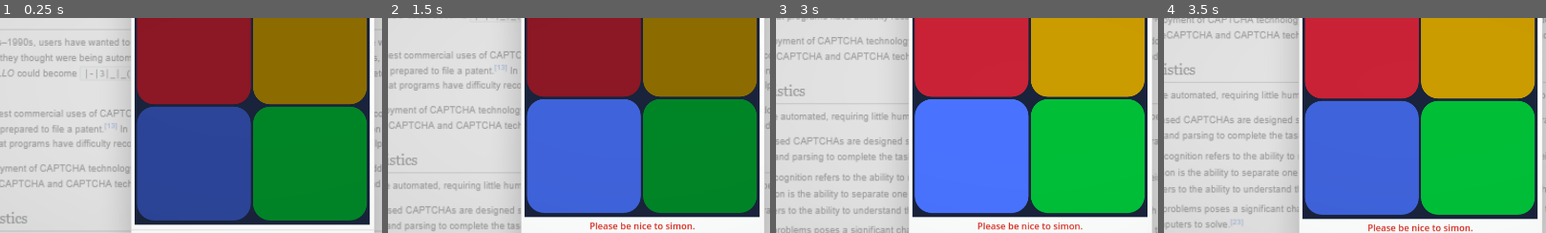
Above: before the commit, frames 1-4 (left to right).
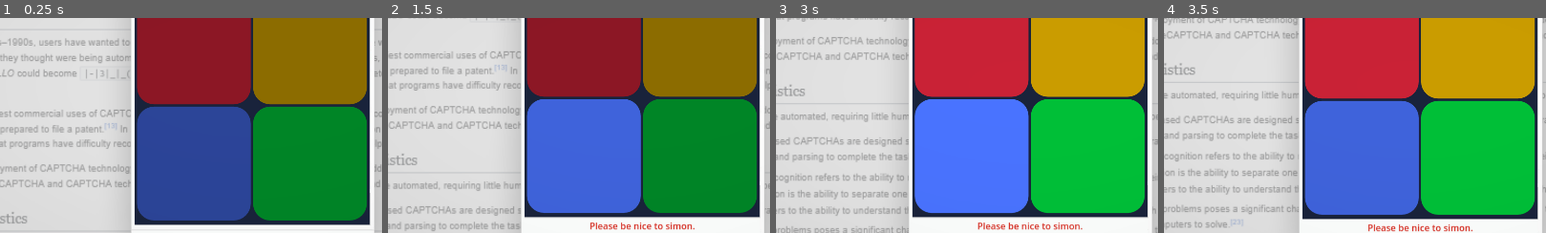
Above: after the commit, the same moments.

Repository: NonsenseNH/CaptchaWare
Game: Godot game, scene res://scenes/test_microgame.tscn
The game is run twice, just before and just after one commit, with the same random seed, the same clock (stepped at 60 frames per second) and the same inputs. This scene is started directly instead of the project's main scene. Sound files missing from this copy of the repository are replaced by a short silence.
Inputs (mouse positions are % of the whole screen's width and height, from its top left):
- Up to frame 1 (0.25 s): no input
- Up to frame 2 (1.5 s): tap Enter at 0.5 s; move the mouse to (72, 45) at 0.52 s; hold D (right) 0.53-1.25 s; tap B at 0.6 s; click (72, 45) at 0.67 s; tap O at 0.8 s; drag from (30, 55) to (45, 70) at 1.27 s
- Up to frame 3 (3 s): move the mouse to (60, 28) at 2.02 s; hold D (right) 2.03-2.75 s; tap L at 2.1 s; click (60, 28) at 2.17 s; tap T at 2.3 s; drag from (45, 70) to (20, 35) at 2.77 s
- Up to frame 4 (3.5 s): no input
The pictures show only the part of the screen within x 17-67%, y 34-84%; the shares and areas given below are measured in that part.

The runs differ from the first frame. In frame 1, less than 0.1% of the frame differs, in the area x 35-97%, y 81-97%; in frame 2, 0.3%, in the area x 35-98%, y 77-93%; in frame 3, 0.3%; in frame 4, 0.3%.

Commit message:
burger microgame

Diff:
--- /dev/null
+++ b/instances/burgerGame/ingredient.tscn
@@ -0,0 +1,76 @@
+[gd_scene load_steps=6 format=3 uid="uid://ciwbi38tanbmb"]
+
+[ext_resource type="Texture2D" uid="uid://4h774pflh20u" path="res://sprites/burger_game/bottom_bun.png" id="1_u7ti7"]
+[ext_resource type="Script" uid="uid://c134lj2i4q0yd" path="res://scripts/microgames/burger_game/ingredient.gd" id="2_8qvhh"]
+
+[sub_resource type="Animation" id="Animation_xc6lx"]
+length = 0.001
+tracks/0/type = "value"
+tracks/0/imported = false
+tracks/0/enabled = true
+tracks/0/path = NodePath(".:position")
+tracks/0/interp = 1
+tracks/0/loop_wrap = true
+tracks/0/keys = {
+"times": PackedFloat32Array(0),
+"transitions": PackedFloat32Array(1),
+"update": 0,
+"values": [Vector2(0, 0)]
+}
+tracks/1/type = "value"
+tracks/1/imported = false
+tracks/1/enabled = true
+tracks/1/path = NodePath(".:self_modulate")
+tracks/1/interp = 1
+tracks/1/loop_wrap = true
+tracks/1/keys = {
+"times": PackedFloat32Array(0),
+"transitions": PackedFloat32Array(1),
+"update": 0,
+"values": [Color(1, 1, 1, 1)]
+}
+
+[sub_resource type="Animation" id="Animation_8thrs"]
+resource_name = "spawn"
+length = 0.2555
+tracks/0/type = "value"
+tracks/0/imported = false
+tracks/0/enabled = true
+tracks/0/path = NodePath(".:position")
+tracks/0/interp = 1
+tracks/0/loop_wrap = true
+tracks/0/keys = {
+"times": PackedFloat32Array(0, 0.06666667, 0.23333333),
+"transitions": PackedFloat32Array(1, 0.21763767, 1),
+"update": 0,
+"values": [Vector2(0, -28), Vector2(0, 5), Vector2(0, 0)]
+}
+tracks/1/type = "value"
+tracks/1/imported = false
+tracks/1/enabled = true
+tracks/1/path = NodePath(".:self_modulate")
+tracks/1/interp = 1
+tracks/1/loop_wrap = true
+tracks/1/keys = {
+"times": PackedFloat32Array(0, 0.06666667, 0.23333333),
+"transitions": PackedFloat32Array(1, 1, 1),
+"update": 0,
+"values": [Color(1, 1, 1, 0), Color(1, 1, 1, 1), Color(1, 1, 1, 1)]
+}
+
+[sub_resource type="AnimationLibrary" id="AnimationLibrary_7a5sd"]
+_data = {
+&"RESET": SubResource("Animation_xc6lx"),
+&"spawn": SubResource("Animation_8thrs")
+}
+
+[node name="ingredient" type="Sprite2D"]
+scale = Vector2(0.39, 0.39)
+texture = ExtResource("1_u7ti7")
+script = ExtResource("2_8qvhh")
+
+[node name="AnimationPlayer" type="AnimationPlayer" parent="."]
+libraries = {
+&"": SubResource("AnimationLibrary_7a5sd")
+}
+autoplay = "spawn"
--- a/microgames/puzzlePiece.tscn
+++ b/microgames/puzzlePiece.tscn
@@ -1,9 +1,11 @@
-[gd_scene load_steps=2 format=3 uid="uid://d0ocynjdh3ioi"]
+[gd_scene load_steps=3 format=3 uid="uid://d0ocynjdh3ioi"]
 
 [ext_resource type="Script" uid="uid://dj3nf3e2n23ru" path="res://scripts/microgames/puzzle_piece/puzzle_piece_game.gd" id="1_h76c8"]
+[ext_resource type="Resource" uid="uid://0poq7wr1nij7" path="res://scripts/microgames/MicrogameData.tres" id="2_23iti"]
 
 [node name="puzzlePiece" type="Node2D"]
 script = ExtResource("1_h76c8")
+microgame_data = ExtResource("2_23iti")
 metadata/_edit_lock_ = true
 
 [node name="TextureRect" type="TextureRect" parent="."]
--- a/scenes/test_microgame.tscn
+++ b/scenes/test_microgame.tscn
@@ -8,6 +8,8 @@
 [ext_resource type="Texture2D" uid="uid://c3p1teu1ilhf" path="res://sprites/captcha_tab.png" id="7_tt0xq"]
 [ext_resource type="Texture2D" uid="uid://cy2tf1ed020ki" path="res://sprites/captcha_bar.png" id="8_wxqbu"]
 [ext_resource type="Theme" uid="uid://cu51pqcwmnm0l" path="res://captcha_theme.tres" id="9_0la4d"]
+[ext_resource type="Script" uid="uid://crsxod7bwc171" path="res://scripts/microgames/burger_game/burger_game.gd" id="9_xc6lx"]
+[ext_resource type="PackedScene" uid="uid://ciwbi38tanbmb" path="res://instances/burgerGame/ingredient.tscn" id="10_8thrs"]
 [ext_resource type="Texture2D" uid="uid://bjtsmdu6p8j4o" path="res://sprites/shadow.png" id="10_exop1"]
 [ext_resource type="FontFile" uid="uid://bqkbtlxbjg48r" path="res://font/Futura Book font.ttf" id="11_eq5xm"]
 [ext_resource type="Script" uid="uid://hl3ajv8krgk6" path="res://scripts/health_attempts.gd" id="12_2ebhr"]
@@ -185,9 +187,9 @@
 anchor_right = 0.5
 anchor_bottom = 0.5
 offset_left = -20.0
-offset_top = 40.444992
+offset_top = -18.274979
 offset_right = 410.0
-offset_bottom = 614.28
+offset_bottom = 673.0
 grow_horizontal = 2
 grow_vertical = 2
 pivot_offset = Vector2(216, 333)
@@ -344,7 +346,36 @@
 [node name="burgerGame" type="Control" parent="MicrogameGameplay/window/captcha_window/curGame"]
 anchors_preset = 0
 offset_right = 414.0
-offset_bottom = 419.555
+offset_bottom = 536.27496
+script = ExtResource("9_xc6lx")
+
+[node name="bg" type="ColorRect" parent="MicrogameGameplay/window/captcha_window/curGame/burgerGame"]
+layout_mode = 1
+anchors_preset = 15
+anchor_right = 1.0
+anchor_bottom = 1.0
+offset_bottom = -181.0
+grow_horizontal = 2
+grow_vertical = 2
+mouse_filter = 2
+color = Color(0.9515795, 0.95157963, 0.9515794, 1)
+
+[node name="burger_pos" type="Marker2D" parent="MicrogameGameplay/window/captcha_window/curGame/burgerGame"]
+position = Vector2(207, 306.27496)
+
+[node name="ingredient" parent="MicrogameGameplay/window/captcha_window/curGame/burgerGame/burger_pos" instance=ExtResource("10_8thrs")]
+
+[node name="ingredients tab" type="ColorRect" parent="MicrogameGameplay/window/captcha_window/curGame/burgerGame"]
+layout_mode = 1
+anchors_preset = 15
+anchor_right = 1.0
+anchor_bottom = 1.0
+offset_top = 362.27496
+offset_bottom = 3.0
+grow_horizontal = 2
+grow_vertical = 2
+mouse_filter = 2
+color = Color(0.85606724, 0.85606736, 0.85606664, 1)
 
 [node name="shadow" type="TextureRect" parent="MicrogameGameplay/window/captcha_window"]
 self_modulate = Color(0, 0, 0, 0.2509804)
--- /dev/null
+++ b/scripts/microgames/MicrogameData.tres
@@ -0,0 +1,12 @@
+[gd_resource type="Resource" script_class="MicrogameData" load_steps=2 format=3 uid="uid://0poq7wr1nij7"]
+
+[ext_resource type="Script" uid="uid://bse3lar4v6hur" path="res://scripts/microgames/microgame_data.gd" id="1_5i0c0"]
+
+[resource]
+script = ExtResource("1_5i0c0")
+instructionsBig = "puzzle piece"
+instructionSmall1 = "Place the puzzle piece in the right place"
+instructionSmall2 = "Click verify when all pieces are in place."
+errorMessage = "Please place the puzzle piece."
+set_size = Vector2(430, 691.835)
+bonus_time = 1.5
--- /dev/null
+++ b/scripts/microgames/burger_game/burger_game.gd
@@ -0,0 +1,60 @@
+extends Microgame
+
+const INGREDIENT_INSTANCE := preload("uid://ciwbi38tanbmb")
+
+enum Ingredients {
+	TOP_BUN,
+	ONION,
+	LETTUCE,
+	TOMATO,
+	CHEESE,
+	BURGER,
+	BOTTOM_BUN
+}
+
+var prev_ingredient: Ingredients = Ingredients.BOTTOM_BUN
+var prev_ingredient_pos : Vector2 = Vector2.ZERO
+
+var bottom_bun_placed: bool = false
+
+const INGREDIENT_THICKNESS := {
+	Ingredients.TOP_BUN : 20,
+	Ingredients.ONION : 10,
+	Ingredients.LETTUCE : 10,
+	Ingredients.TOMATO : 15,
+	Ingredients.CHEESE : 10,
+	Ingredients.BURGER : 25,
+	Ingredients.BOTTOM_BUN : 20
+}
+
+func _input(event: InputEvent) -> void:
+	if !(event is InputEventKey and event.pressed): return
+
+	match event.keycode:
+		KEY_B:
+			if bottom_bun_placed:
+				place_ingredient(Ingredients.TOP_BUN)
+			else:
+				place_ingredient(Ingredients.TOP_BUN)
+				bottom_bun_placed = true
+		KEY_O:
+			place_ingredient(Ingredients.ONION)
+		KEY_L:
+			place_ingredient(Ingredients.LETTUCE)
+		KEY_T:
+			place_ingredient(Ingredients.TOMATO)
+		KEY_C:
+			place_ingredient(Ingredients.CHEESE)
+		KEY_P:
+			place_ingredient(Ingredients.BURGER)
+
+
+func place_ingredient(ingredient_type: Ingredients) -> void:
+	var cur_ingredient := INGREDIENT_INSTANCE.instantiate()
+	cur_ingredient.set_ingredient(ingredient_type)
+
+	if ingredient_type != Ingredients.BOTTOM_BUN:
+		cur_ingredient.position = prev_ingredient_pos + (Vector2.UP * INGREDIENT_THICKNESS[prev_ingredient])
+
+	prev_ingredient_pos = cur_ingredient.position
+	prev_ingredient = ingredient_type
--- /dev/null
+++ b/scripts/microgames/burger_game/ingredient.gd
@@ -0,0 +1,14 @@
+extends Sprite2D
+
+const INGREDIENT_TYPES := {
+	0: "top_bun",
+	1: "onion",
+	2: "lettuce",
+	3: "tomato",
+	4: "cheese",
+	5: "burger",
+	6: "bottom_bun"
+}
+
+func set_ingredient(ingredient_type: int) -> void:
+	texture = load("res://sprites/burger_game/" + INGREDIENT_TYPES[ingredient_type] + ".png")
--- a/scripts/microgames/microgame_class.gd
+++ b/scripts/microgames/microgame_class.gd
@@ -1,6 +1,8 @@
 extends Node
 
 class_name Microgame
+
+@export var microgame_data : MicrogameData = null
 
 signal override_instruction_text(big:String, small:String)
 signal set_camera_shake(intensity : float, duration : float)
--- /dev/null
+++ b/scripts/microgames/microgame_data.gd
@@ -0,0 +1,12 @@
+extends Resource
+
+class_name MicrogameData
+
+@export var instructionsBig : String = ""
+@export var instructionSmall1 : String = ""
+@export var instructionSmall2 : String = ""
+@export var errorMessage : String = ""
+@export var set_size : Vector2 = Vector2.ZERO
+@export var bonus_time : float = 0.0
+@export var slow_game : bool = false
+@export var no_timer : bool = false
Not shown: 1 places in scenes/test_microgame.tscn that only renumber resources
Not shown, added: scripts/microgames/burger_game/burger_game.gd.uid
Not shown, added: scripts/microgames/burger_game/ingredient.gd.uid
Not shown, added: scripts/microgames/microgame_data.gd.uid
Binary file added: sprites/burger_game/bottom_bun.png
Not shown, added: sprites/burger_game/bottom_bun.png.import
Binary file added: sprites/burger_game/burger.png
Not shown, added: sprites/burger_game/burger.png.import
Binary file added: sprites/burger_game/cheese.png
Not shown, added: sprites/burger_game/cheese.png.import
Binary file added: sprites/burger_game/lettuce.png
Not shown, added: sprites/burger_game/lettuce.png.import
(and 6 more such lines)
